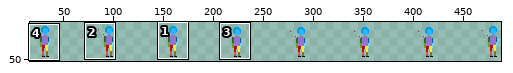
File history of a sprite sheet, The Fallen Guardian/Assets/Art/Characters/Player/Idle/Player_Idle_Right.png. Above, an overview of the earlier version with the close-up marked.
Close-up. Before:
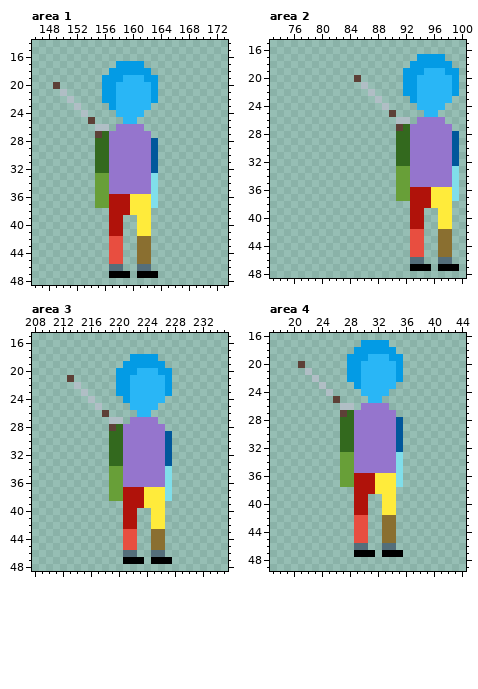
The file is 512x64 pixels. Shown: area 1: x 146..173, y 14..48; area 2: x 73..100, y 15..48; area 3: x 208..235, y 15..48; area 4: x 17..44, y 16..49. The wide view leaves out empty margins. The commit also changed other parts of the picture, which this record leaves out.
New version:
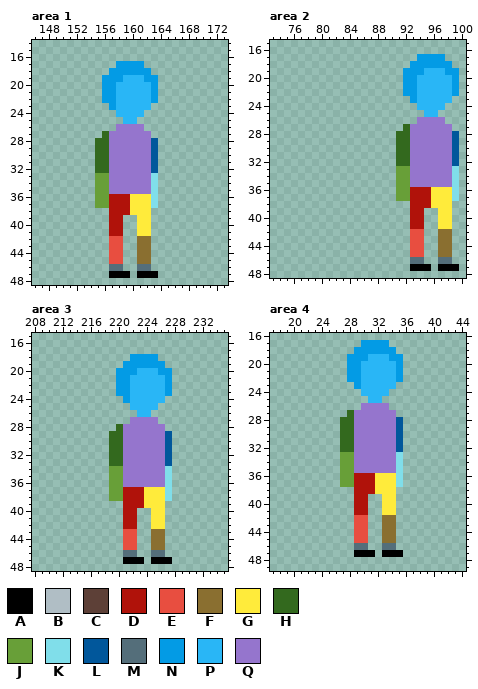
Palette (. is transparent): A #000000  B #b0bec5  C #5d4037  D #b0120a  E #e84e40  F #8a6f30  G #ffeb3b  H #33691e  J #689f38  K #80deea  L #01579b  M #546e7a  N #039be5  P #29b6f6  Q #9575cd
Difference:
Area 1:
The edit erases colour B in row 21 at x 150; in row 22 at x 151; in row 23 at x 152; in row 24 at x 153; in row 26 at x 155 to 156.
The edit erases colour C in row 20 at x 149; in row 25 at x 154; in row 27 at x 155.
Area 2:
The edit erases colour B in row 21 at x 86; in row 22 at x 87; in row 23 at x 88; in row 24 at x 89; in row 26 at x 91 to 92.
The edit erases colour C in row 20 at x 85; in row 25 at x 90; in row 27 at x 91.
Area 3:
The edit erases colour B in row 22 at x 214; in row 23 at x 215; in row 24 at x 216; in row 25 at x 217; in row 27 at x 219 to 220.
The edit erases colour C in row 21 at x 213; in row 26 at x 218; in row 28 at x 219.
Area 4:
The edit erases colour B in row 21 at x 22; in row 22 at x 23; in row 23 at x 24; in row 24 at x 25; in row 26 at x 27 to 28.
The edit erases colour C in row 20 at x 21; in row 25 at x 26; in row 27 at x 27.
Changed places in both close-ups, as pixel boxes (x1, y1, x2, y2):
erased: (53, 82, 109, 138)
erased: (354, 75, 410, 131)
erased: (67, 375, 123, 431)
erased: (298, 361, 354, 417)
